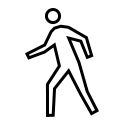
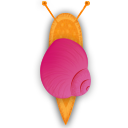
Before/after of a 128×128 layered artwork. What changed in the layer stack:
added group "Group 2" with 5 layers above "Vector Smart Object" over [25,0,99,120]
added layer "Layer 6" in group "Group 2" over [25,0,99,120]
added layer "Layer 9" in group "Group 2" over [38,40,89,104]
added layer "Layer 8" (48%) in group "Group 2" over [37,38,91,100]
added layer "Layer 7" in group "Group 2" over [25,20,99,117]
added layer "Layer 5" (15%) in group "Group 2" over [25,5,98,84]
added layer "Vector Smart Object" (1st of 2) above "Group 1" over [40,38,91,99]
added group "Group 1" with 8 layers above "Vector Smart Object" over [28,0,99,128]
added layer "Layer 13" in group "Group 1" over [41,0,90,6]
added layer "Layer 12" (multiply, 62%) in group "Group 1" over [47,12,86,126]
added layer "Layer 11" (multiply, 34%) in group "Group 1" over [48,13,84,126]
added layer "Layer 10" (70%) in group "Group 1" over [53,20,79,104]
added layer "Layer 4" (42%) in group "Group 1" over [53,22,77,100]
added layer "Layer 3" (30%) in group "Group 1" over [43,1,88,5]
added layer "Layer 2" in group "Group 1" over [28,0,99,128]
added layer "Layer 1" in group "Group 1" over [46,12,85,125]
added layer "Vector Smart Object" (2nd of 2) above "Vector Smart Object copy" over [42,1,90,125]
added layer "Vector Smart Object copy" above "Shape 1" over [42,1,82,125]
hid "Shape 1" over [25,8,99,117]
